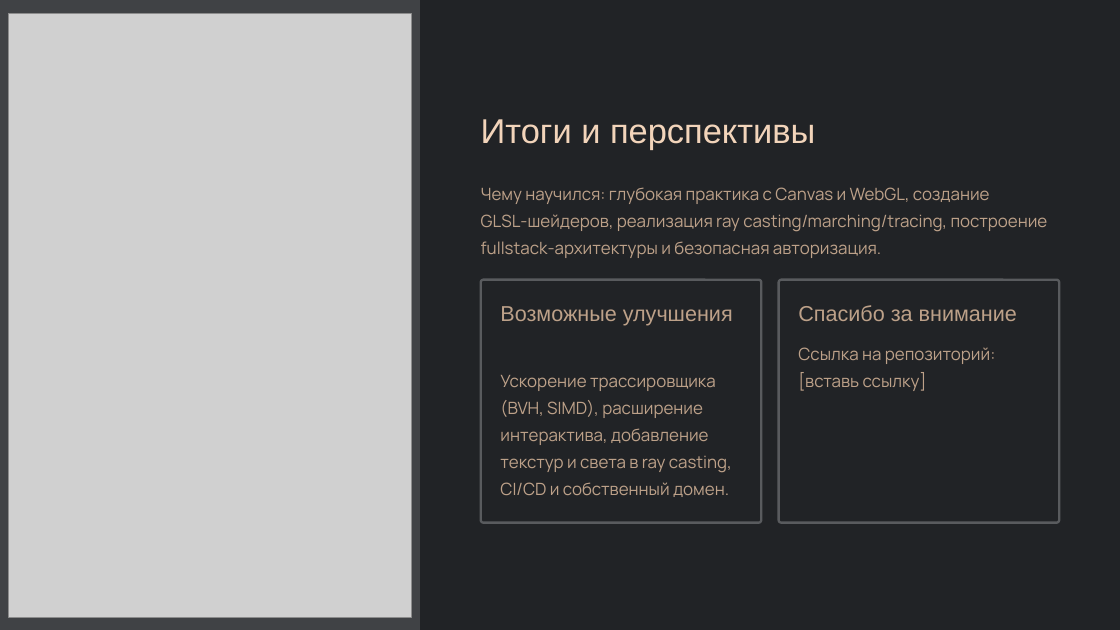
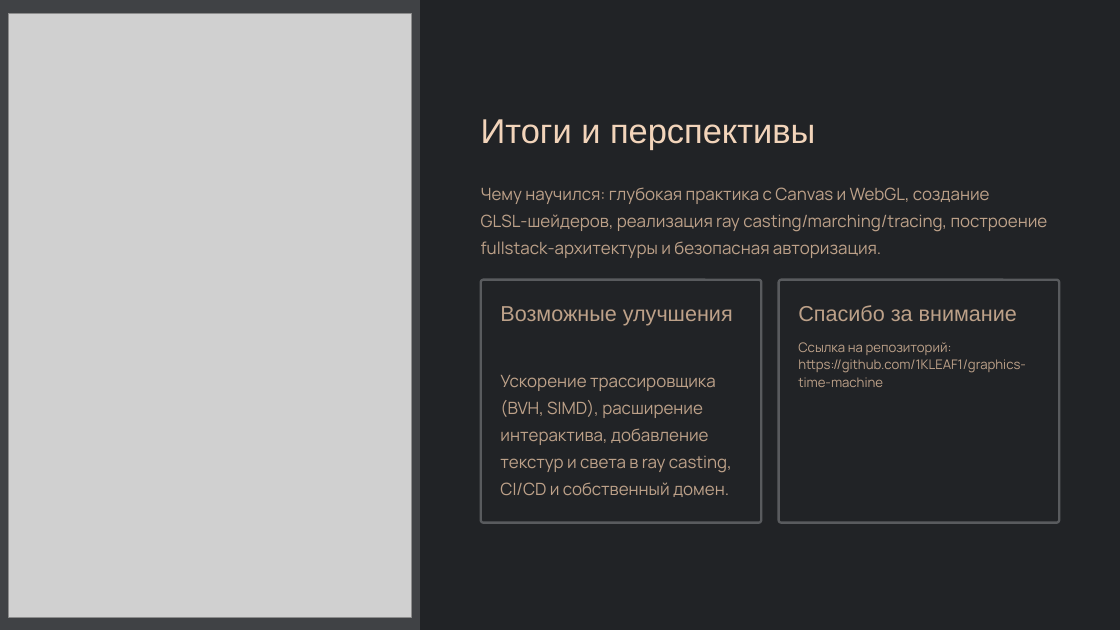
Before and after one commit to 1KLEAF1/graphics-time-machine, a slide deck: slide 7 of Graphics-Time-Machine-interaktivnyj-muzej-kompyuternoj-grafiki.pptx. Drawn at 1120x630 pixels with LibreOffice and Linux fonts; fonts in the diff are those of the drawing; grey boxes stand for pictures; background and template pictures are left out. Boxes give left, top, right and bottom in pixels: in the first picture for what was removed or moved away, otherwise in the second. Text is boxed around its words. In the diff, an @@ line names an element or a change of style, - is before the commit and + after.

Commit message:
presentation fix

```diff
--- a/Graphics-Time-Machine-interaktivnyj-muzej-kompyuternoj-grafiki.pptx
+++ b/Graphics-Time-Machine-interaktivnyj-muzej-kompyuternoj-grafiki.pptx
@@ text at box(798, 342, 1026, 387): text changed; size 14.5 to 11.2 pt @@
-Ссылка на репозиторий: [вставь ссылку]
+Ссылка на репозиторий: https://github.com/1KLEAF1/graphics-time-machine
```
